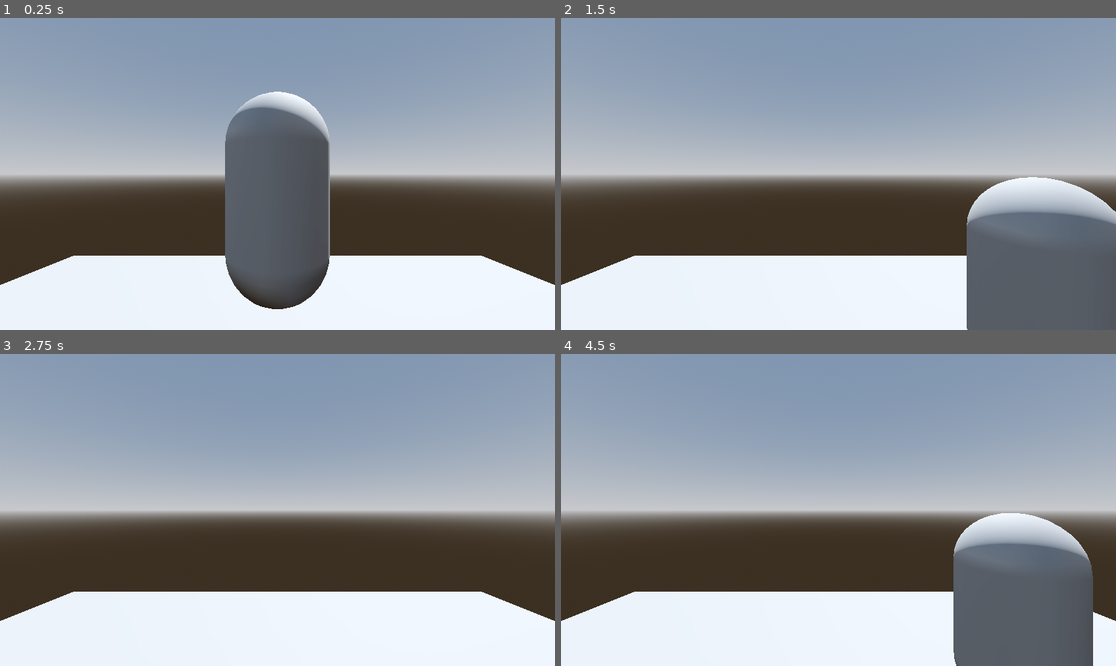
Above: before the commit, frames 1-4 (two rows, left to right).
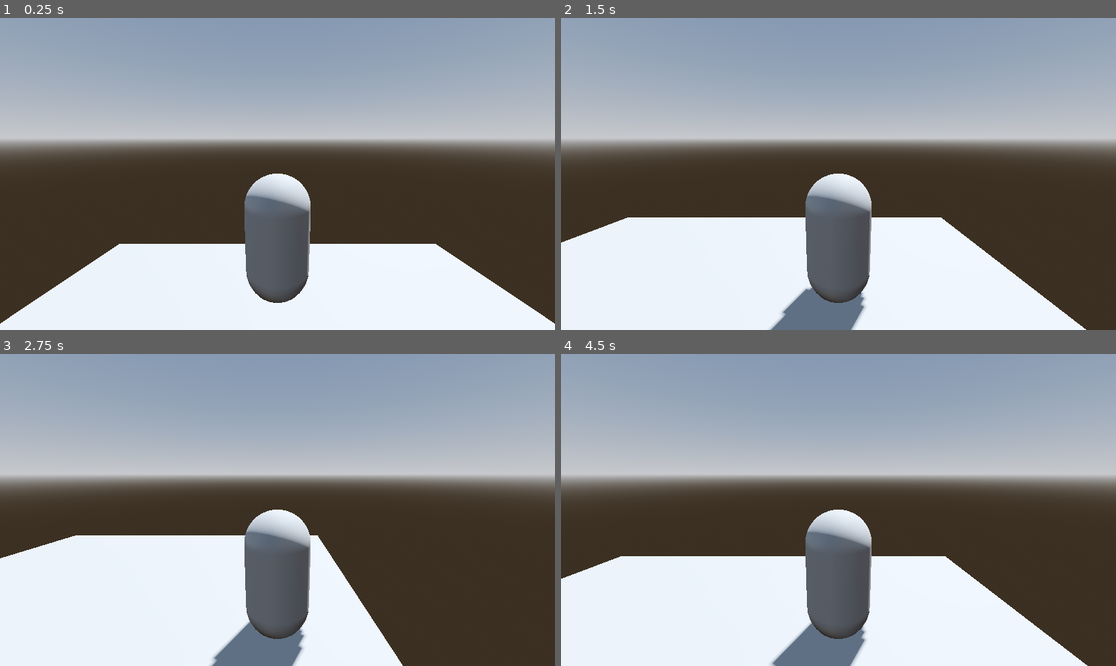
Above: after the commit, the same moments.

Repository: Lukko-Digital/walkington-city
Game: Godot game, scene res://main.tscn
Same seed, same stepped clock (60 frames per second), same inputs: the game is played once before the commit and once after it.
Inputs:
- Up to frame 1 (0.25 s): no input
- Up to frame 2 (1.5 s): hold D (right) 0.53-1.28 s; hold S (back) from 1.28 s (still down)
- Up to frame 3 (2.75 s): release S (back) at 2.03 s; hold D (right) from 2.03 s (still down)
- Up to frame 4 (4.5 s): release D (right) at 2.78 s; hold W (forward) 2.78-3.53 s; hold A (left) from 3.53 s (still down)

The runs differ from the first frame. In frame 1, 30% of the frame differs, in the area x 0-100%, y 23-98%; in frame 2, 47%, in the area x 0-100%, y 28-100%; in frame 3, 43%; in frame 4, 46%.

Commit message:
attach camera to player

Diff:
--- a/main.tscn
+++ b/main.tscn
@@ -30,9 +30,6 @@
 [node name="WorldEnvironment" type="WorldEnvironment" parent="."]
 environment = SubResource("Environment_sdpi3")
 
-[node name="Camera3D" type="Camera3D" parent="."]
-transform = Transform3D(1, 0, 0, 0, 1, 0, 0, 0, 1, 0, 2, 0)
-
 [node name="MeshInstance3D" type="MeshInstance3D" parent="."]
 mesh = SubResource("PlaneMesh_7ksyt")
 
--- a/player.tscn
+++ b/player.tscn
@@ -17,3 +17,12 @@
 
 [node name="CollisionShape3D" type="CollisionShape3D" parent="."]
 shape = SubResource("ConvexPolygonShape3D_ltrle")
+
+[node name="TwistPivot" type="Node3D" parent="."]
+transform = Transform3D(1, 0, 0, 0, 1, 0, 0, 0, 1, 0, 1, 0)
+
+[node name="PitchPivot" type="Node3D" parent="TwistPivot"]
+transform = Transform3D(1, 0, 0, 0, 0.984808, 0.173648, 0, -0.173648, 0.984808, 0, 0, 0)
+
+[node name="Camera3D" type="Camera3D" parent="TwistPivot/PitchPivot"]
+transform = Transform3D(1, 0, 0, 0, 1, 0, 0, 0, 1, 0, 0, 3)
